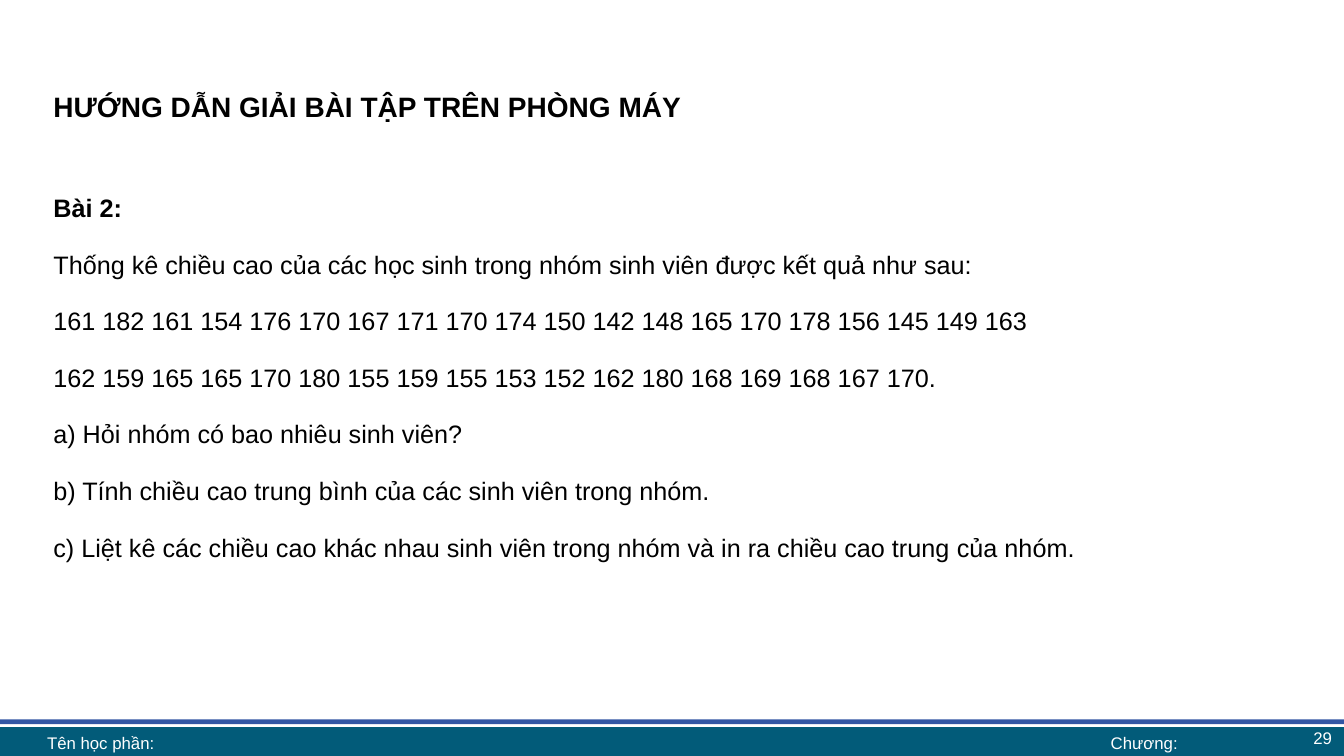
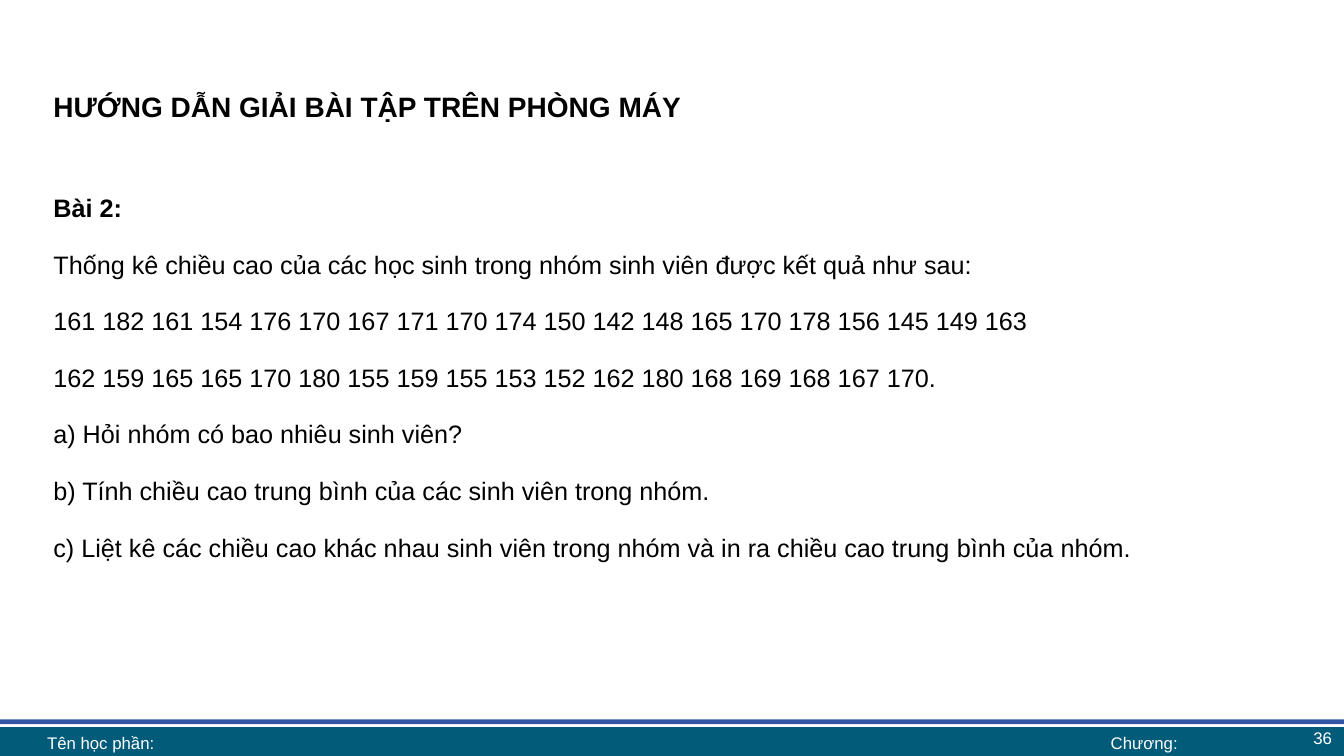
Before and after one commit to lhaaaaa/17A2-Ca-sang, a slide deck: slide 36 of Lab 6 + 7/Lab 7 bài giảng.pptx (slide 29 before the commit). Drawn at 1344x756 pixels with LibreOffice and Linux fonts; fonts in the diff are those of the drawing; background and template pictures are left out. Boxes give left, top, right and bottom in pixels: in the first picture for what was removed or moved away, otherwise in the second. Text is boxed around its words. In the diff, an @@ line names an element or a change of style, - is before the commit and + after.

```diff
--- a/Lab 6 + 7/Lab 7 bài giảng.pptx
+++ b/Lab 6 + 7/Lab 7 bài giảng.pptx
@@ text at (53,537,1131,562): text changed @@
-c) Liệt kê các chiều cao khác nhau sinh viên trong nhóm và in ra chiều cao trung của nhóm.
+c) Liệt kê các chiều cao khác nhau sinh viên trong nhóm và in ra chiều cao trung bình của nhóm.
@@ page number at (1313,732,1332,744): text changed @@
-29
+36
```
Also in this commit, not shown: 7 other slides changed, 7 slides added, 1 other file.
